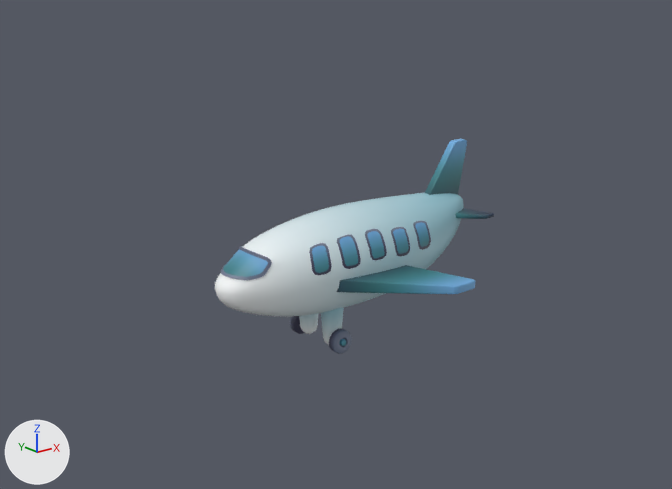
The FBX model Unity Project/Assets/FBXs/Second Sky/Four Pigeon/SM_Airplane.fbx as it was, and as the next commit left it.
The view is the same before and after, from a 50 mm lens placed at (-6.95, -8.39, 3.58), pointed at (-0.16, 0.1, 0.18). Every picture has the same lights, and +X, +Y and +Z are marked at lower left. Where no turn or scale is listed for an object, it has been applied to the vertices.

In view in the first picture: 'AirPlane|Cube.009|Dupli|', 'AirPlane|Cube.010|Dupli|1', 'AirPlane|Cube.011|Dupli|2', 'AirPlane|Cube.012|Dupli|3', 'AirPlane|Cube.013|Dupli|5', 'AirPlane|Cylinder.002|Dupli|4'.
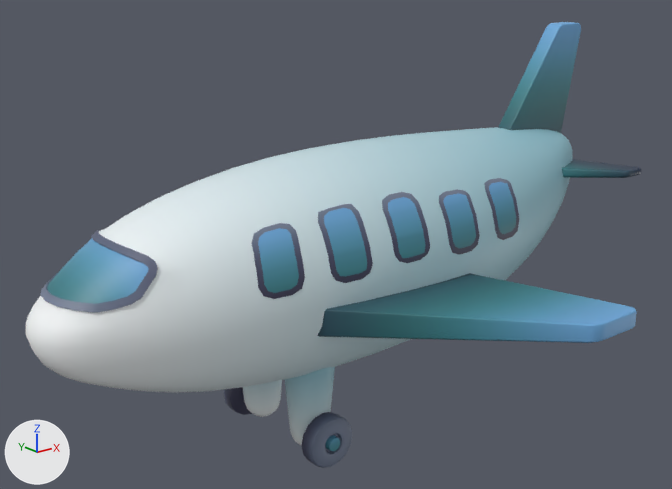
What differs and where, as boxes [x1, y1, x2, y2] in the pictures (672 x 489 px; the box of a moved part takes in the faces that stretch with it):
'AirPlane|Cube.009|Dupli|', reshaped, turned, rescaled, moved: before [215, 193, 464, 317]; after [26, 22, 641, 468]
'AirPlane|Cube.012|Dupli|3', deleted (cyan): before [337, 265, 476, 294]
'AirPlane|Cube.013|Dupli|5', deleted (blue): before [309, 221, 431, 275]
'AirPlane|Cylinder.002|Dupli|4', deleted: before [290, 307, 352, 354]
'AirPlane|Cube.010|Dupli|1', deleted (cyan): before [425, 139, 467, 195]
'AirPlane|Cube.011|Dupli|2', deleted: before [455, 208, 494, 219]
part 1 of me_cube_078, moved or reshaped: before [215, 193, 464, 317]; after [26, 127, 573, 392]
part 2 of me_cube_078, added (cyan): after [224, 22, 641, 468]

Diff of the bpy script that builds the scene:
```diff
--- a/Unity Project/Assets/FBXs/Second Sky/Four Pigeon/SM_Airplane.fbx.py
+++ b/Unity Project/Assets/FBXs/Second Sky/Four Pigeon/SM_Airplane.fbx.py
@@ me_cube_078 @@
 # used by ob_airplane_cube_009_dupli; parent = ob_airplane; location = (0.0, 0.0, 0.0); scale = (2.12, 2.12, 2.12)
-me_cube_078.from_pydata(...)  # 816 vertices, 816 faces; spans x -90.0..89.0, y -25.0..32.0, z -29.0..29.0
+me_cube_078.from_pydata(...)  # 1962 vertices, 1794 faces; spans x -40513.0..40645.0, y -32036.0..32036.0, z -26532.0..20912.0
+# me_cube_078 part 1: the loose piece of 810 vertices spanning x -90.0..89.0, y -25.0..32.0, z -29.0..29.0 is multiplied about the mesh origin by the matrix ((448.758, 0.0, 0.0), (0.0, 0.0, 448.758), (0.0, -448.758, 0.0))
+# me_cube_078 part 2: 1146 vertices added at x -20942.0..40645.0, y -32036.0..32036.0, z -26532.0..20912.0
 me_cube_078.materials.append(mat_t_atlas)
@@ ob_airplane_cylinder_002_dupli_4 @@
-ob_airplane_cylinder_002_dupli_4 = bpy.data.objects.new('AirPlane|Cylinder.002|Dupli|4', me_cylinder_021)
-ob_airplane_cylinder_002_dupli_4.location = (-0.49, -0.23, -0.84)
@@ ob_airplane_cube_009_dupli @@
 ob_airplane_cube_009_dupli = bpy.data.objects.new('AirPlane|Cube.009|Dupli|', me_cube_078)
-ob_airplane_cube_009_dupli.parent = ob_airplane
 ob_airplane_cube_009_dupli.location = (0.0, 0.0, 0.0)
-ob_airplane_cube_009_dupli.scale = (2.12, 2.12, 2.12)
+ob_airplane_cube_009_dupli.rotation_euler = (-3.142, 0.0, 0.0)  # degrees (-180, 0, 0)
+ob_airplane_cube_009_dupli.scale = (0.0001, 0.0001, 0.0001)
@@ ob_airplane_cube_013_dupli_5 @@
-ob_airplane_cube_013_dupli_5 = bpy.data.objects.new('AirPlane|Cube.013|Dupli|5', me_cube_082)
-ob_airplane_cube_013_dupli_5.location = (-0.06, 0.16, 0.06)
@@ ob_airplane_cube_012_dupli_3 @@
-ob_airplane_cube_012_dupli_3 = bpy.data.objects.new('AirPlane|Cube.012|Dupli|3', me_cube_081)
-ob_airplane_cube_012_dupli_3.location = (0.0, 0.0, 0.0)
@@ ob_airplane_cube_010_dupli_1 @@
-ob_airplane_cube_010_dupli_1 = bpy.data.objects.new('AirPlane|Cube.010|Dupli|1', me_cube_079)
-ob_airplane_cube_010_dupli_1.location = (0.0, 0.0, 0.0)
@@ ob_airplane_cube_011_dupli_2 @@
-ob_airplane_cube_011_dupli_2 = bpy.data.objects.new('AirPlane|Cube.011|Dupli|2', me_cube_080)
-ob_airplane_cube_011_dupli_2.location = (-0.05, 0.39, 0.0)
```
